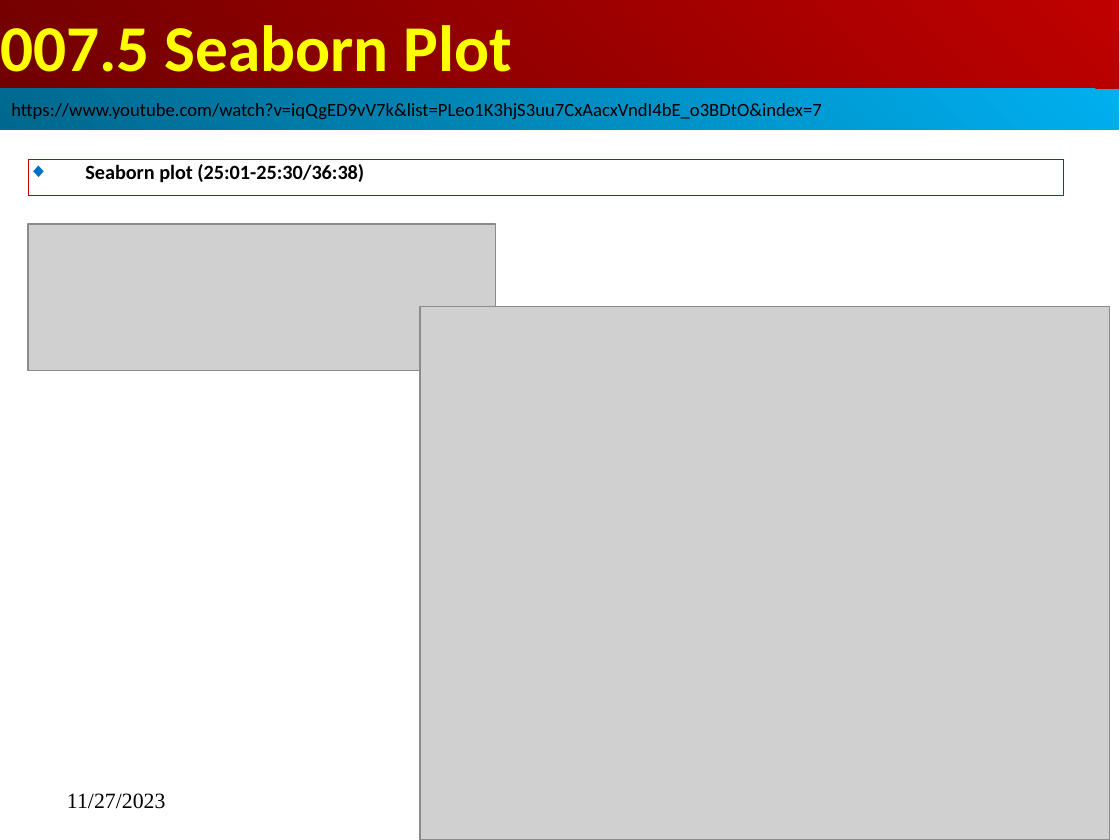
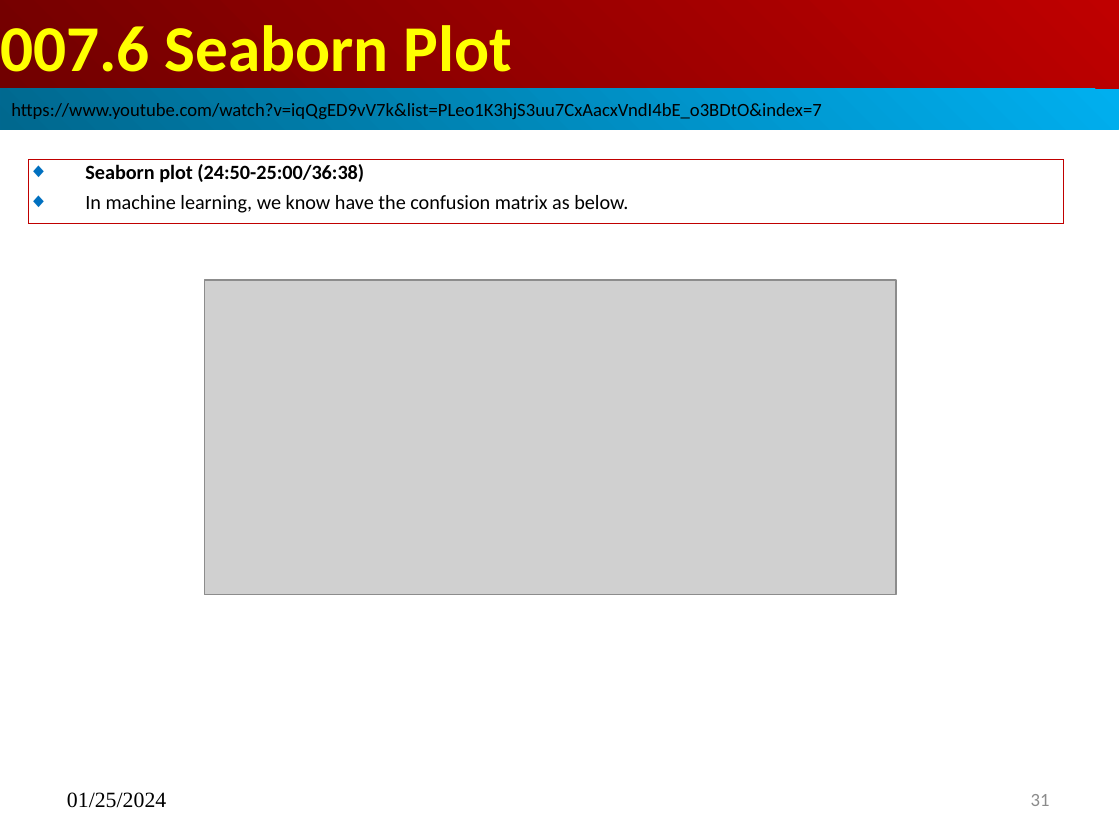
Before and after one commit to peterhchen/AIU_CS512_DL, a slide deck: slide 31 of 000_Lecture_Project/week01/01_Lecture/07_Write_Digit.pptx (slide 29 before the commit). Drawn at 1120x840 pixels with LibreOffice and Linux fonts; fonts in the diff are those of the drawing; grey boxes stand for pictures. Boxes give left, top, right and bottom in pixels: in the first picture for what was removed or moved away, otherwise in the second. Text is boxed around its words. In the diff, an @@ line names an element or a change of style, - is before the commit and + after.

```diff
--- a/000_Lecture_Project/week01/01_Lecture/07_Write_Digit.pptx
+++ b/000_Lecture_Project/week01/01_Lecture/07_Write_Digit.pptx
@@ title at [0,25,512,72]: text changed @@
-007.5 Seaborn Plot
+007.6 Seaborn Plot
@@ subtitle "Seaborn plot (24:50-25:00/36:38)": place and size @@
-subtitle "Seaborn plot (24:50-25:00/36:38)" at [28,159,1063,196]
+subtitle "Seaborn plot (24:50-25:00/36:38)" at [28,159,1063,224]
@@ subtitle at [85,164,628,213]: text changed; bold off @@
-◆ Seaborn plot (25:01-25:30/36:38)
+◆ Seaborn plot (24:50-25:00/36:38)
+◆ In machine learning, we know have the confusion matrix as below.
@@ picture removed at [28,224,496,371] @@
@@ picture added at [204,280,896,595] @@
@@ picture removed at [420,306,1109,840] @@
@@ text at [67,792,166,808]: text changed @@
-11/27/2023
+01/25/2024
@@ page number added at [1031,794,1050,806], 12 pt, text #8B8B8B @@
+31
```
Also in this commit, not shown: 33 other slides changed, 8 slides added, 1 slide removed.
